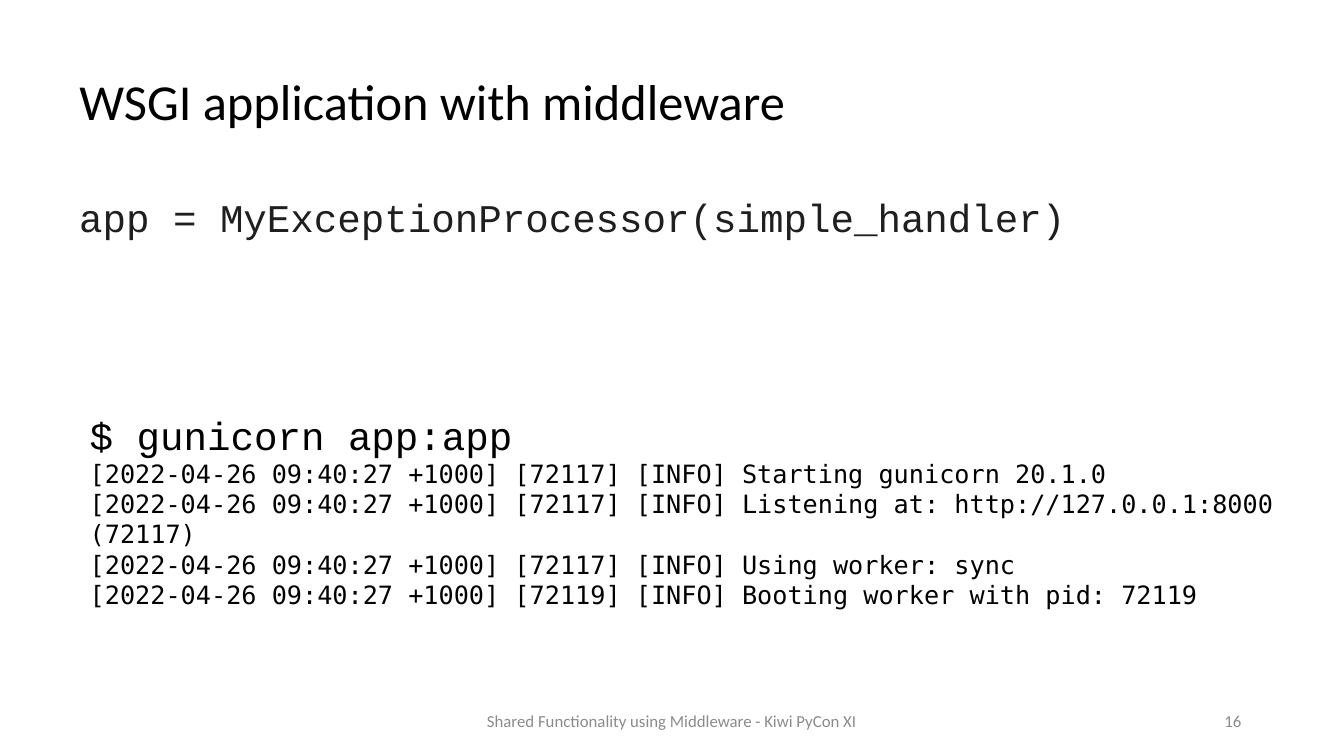
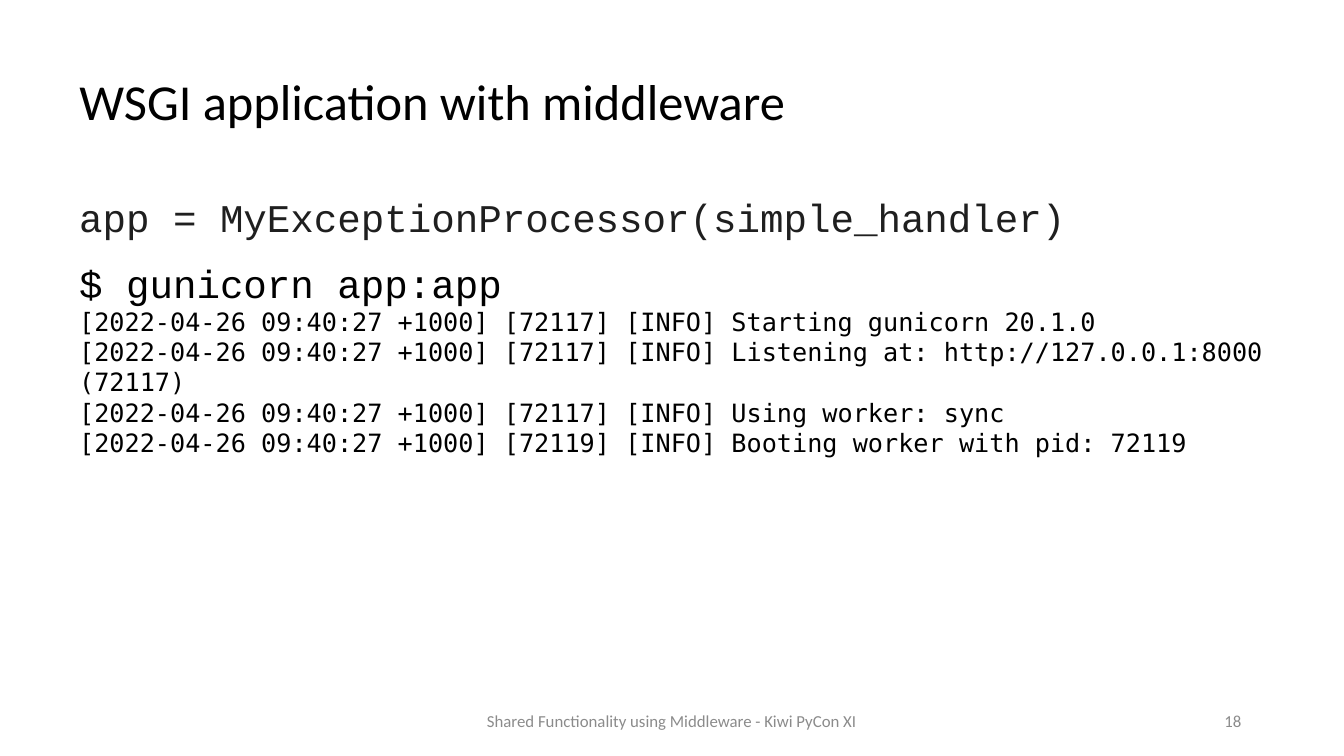
Before and after one commit to prod-python/kiwi-pycon-xi, a slide deck: slide 18 of slides.pptx (slide 16 before the commit). Drawn at 1344x756 pixels with LibreOffice and Linux fonts; fonts in the diff are those of the drawing. Boxes give left, top, right and bottom in pixels: in the first picture for what was removed or moved away, otherwise in the second. Text is boxed around its words. In the diff, an @@ line names an element or a change of style, - is before the commit and + after.

```diff
--- a/slides.pptx
+++ b/slides.pptx
@@ text "$ gunicorn app:app": place and size @@
-text "$ gunicorn app:app" at (90, 422, 1273, 610)
+text "$ gunicorn app:app" at (79, 270, 1263, 458)
@@ page number at (1224, 715, 1241, 727): text changed @@
-16
+18
```
Also in this commit, not shown: 11 other slides changed, 3 slides added, 4 slides removed, 2 other files.
